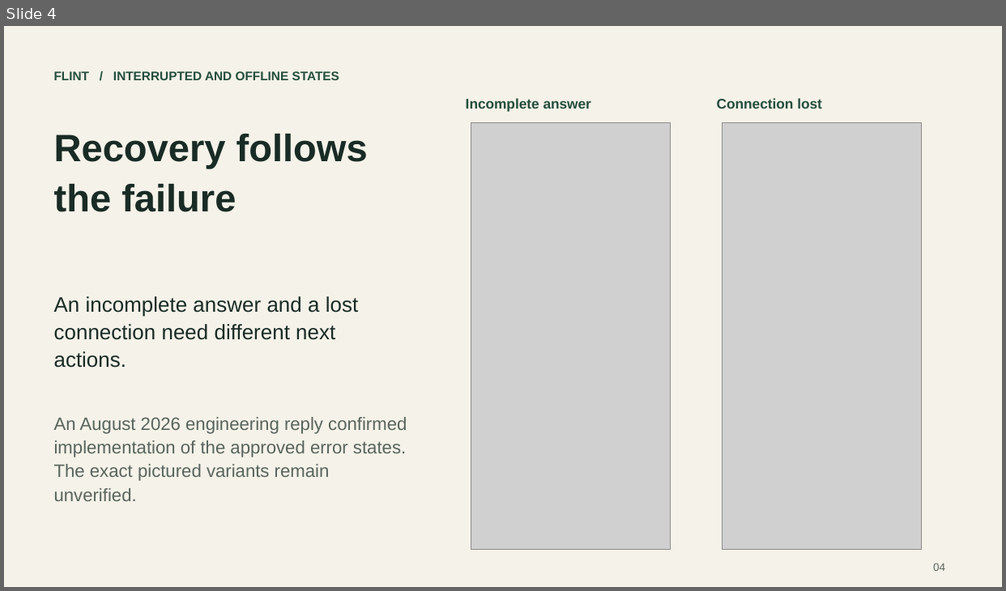
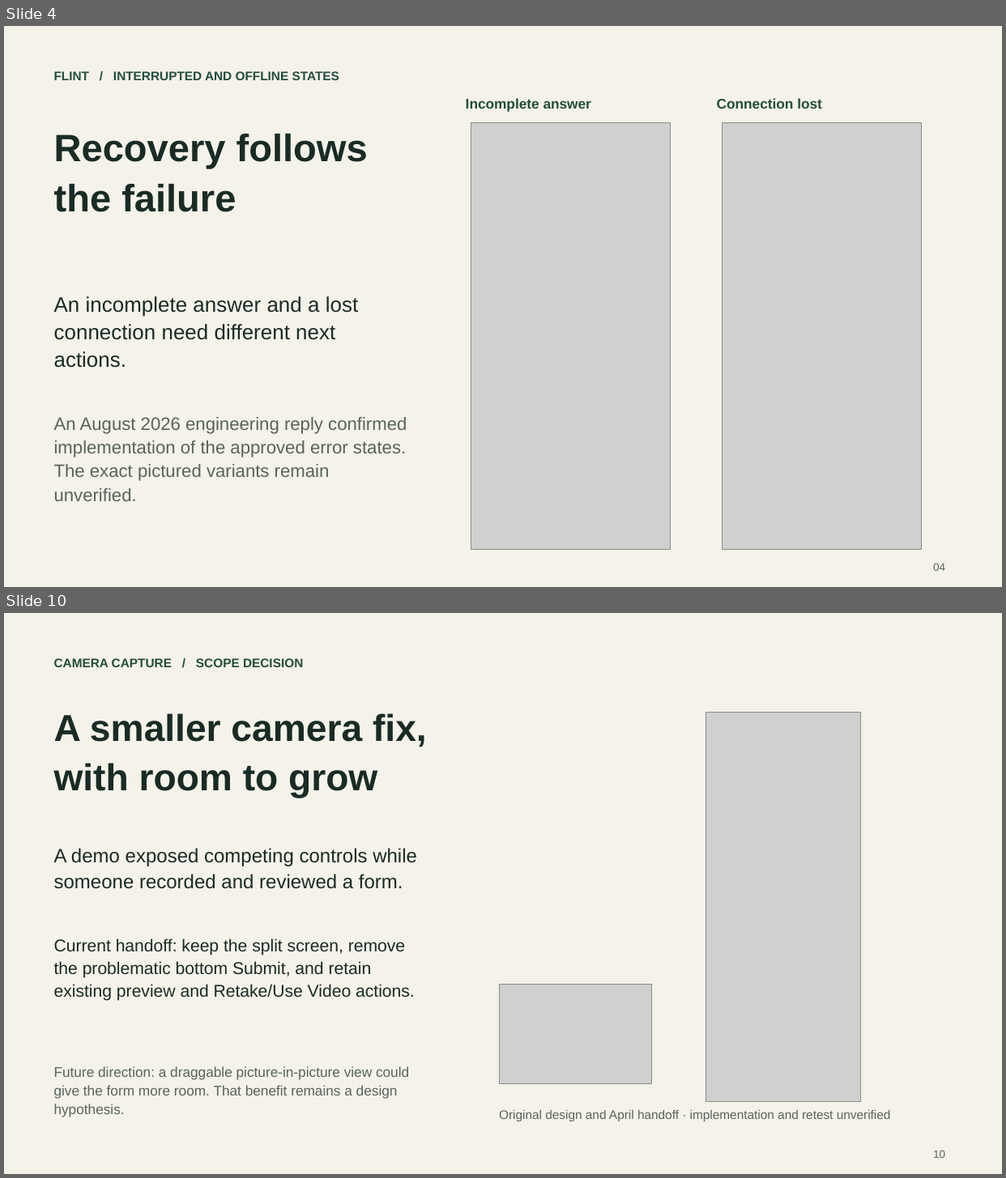
Before and after one commit to JonathanKHobson/portfolio, a slide deck: downloads/design/kyle-hobson-design-deck.pptx. Shown one above the other, each under a label of ours: slide 4 before the commit, slides 4 and 10 after it; the slides between them are not shown. The pictures are 1006x591 and 1006x1178 pixels, drawn with LibreOffice and Linux fonts; fonts in the diff are those of the drawing; grey boxes stand for pictures. Boxes give left, top, right and bottom in pixels: in the first picture for what was removed or moved away, otherwise in the second. Text is boxed around its words. In the diff, an @@ line names an element or a change of style, - is before the commit and + after.

Commit message:
Expand FactorLab design cases and presentation

```diff
--- a/downloads/design/kyle-hobson-design-deck.pptx
+++ b/downloads/design/kyle-hobson-design-deck.pptx
@@ slide 10 added at bbox=[4, 613, 1002, 1174], background #F4F2E9 @@
@@ text added at bbox=[54, 658, 303, 667], 12 pt, text #244D3C, bold @@
+CAMERA CAPTURE / SCOPE DECISION
@@ text added at bbox=[54, 713, 427, 798], 36 pt, text #192B25, bold @@
+A smaller camera fix,
+with room to grow
@@ picture added at bbox=[706, 712, 860, 1102] @@
@@ text added at bbox=[54, 848, 417, 889], 18.8 pt, text #192B25 @@
+A demo exposed competing controls while someone recorded and reviewed a form.
@@ text added at bbox=[54, 939, 415, 1001], 16.5 pt, text #192B25 @@
+Current handoff: keep the split screen, remove the problematic bottom Submit, and retain existing preview and Retake/Use Video actions.
@@ picture added at bbox=[499, 984, 651, 1084] @@
@@ text added at bbox=[54, 1067, 409, 1118], 13.5 pt, text #58645D @@
+Future direction: a draggable picture-in-picture view could give the form more room. That benefit remains a design hypothesis.
@@ text added at bbox=[499, 1110, 891, 1122], 12 pt, text #58645D @@
+Original design and April handoff · implementation and retest unverified
@@ text added at bbox=[933, 1150, 945, 1158], 10.5 pt, text #58645D @@
+10
```
Also in this commit, not shown: 6 slides changed, 3 other slides added, 35 other files.
